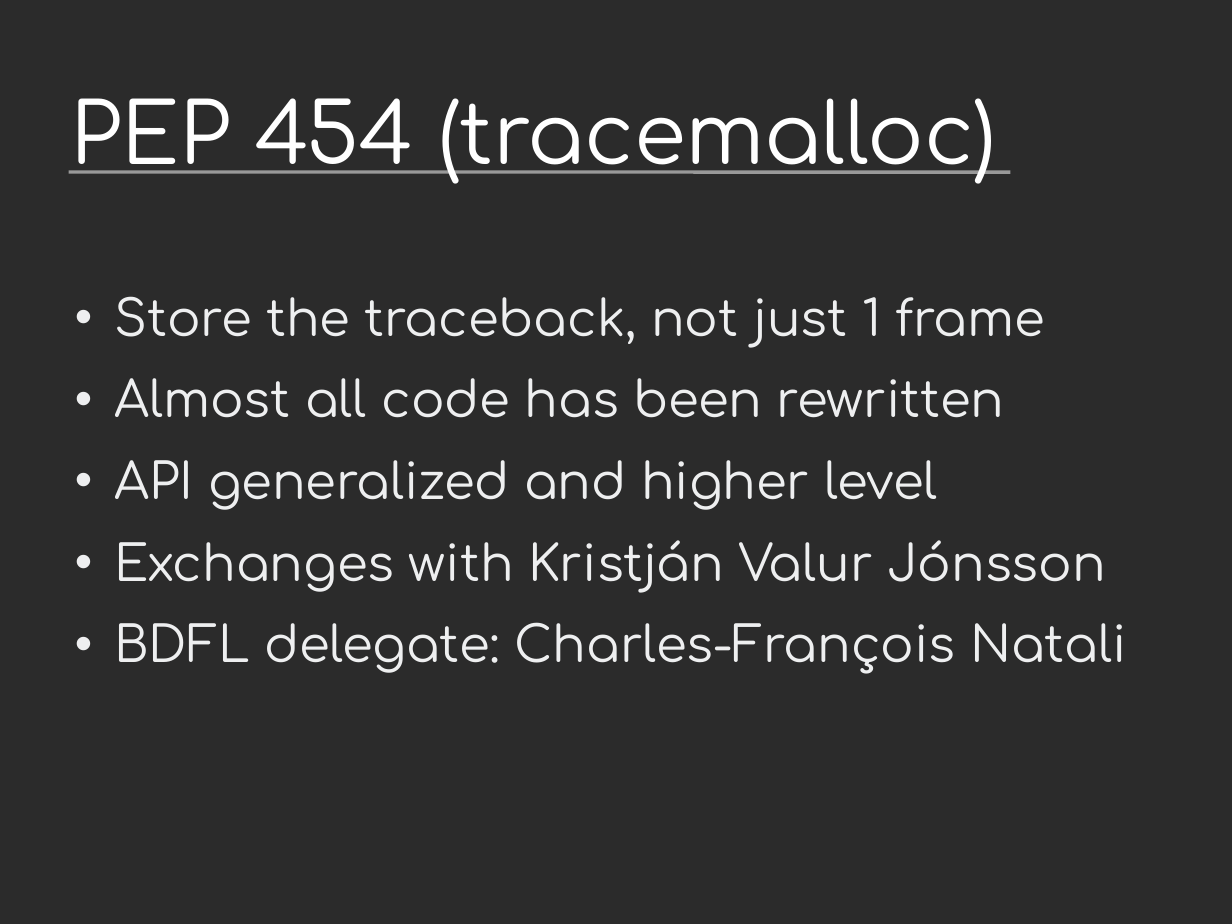
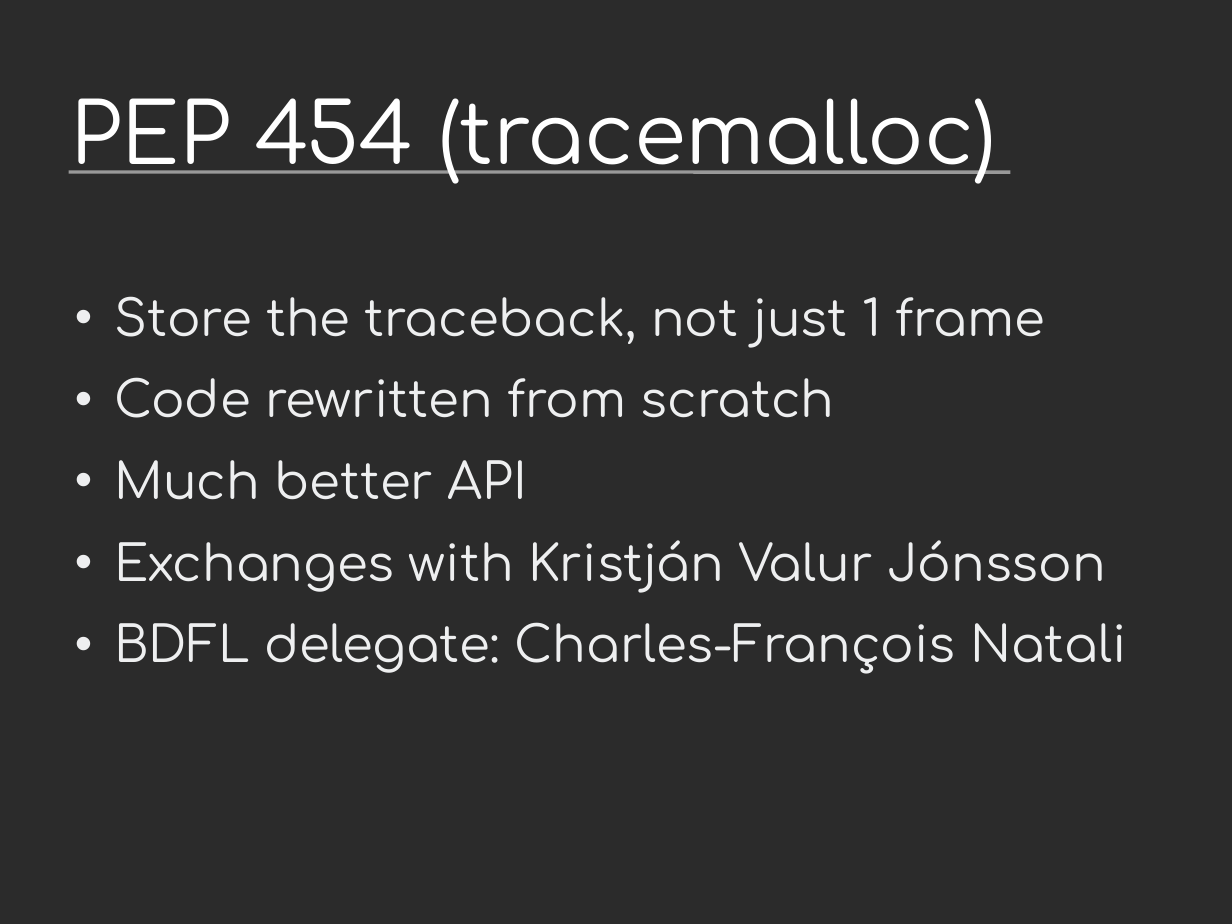
Before and after one commit to vstinner/talks, a slide deck: slide 24 of 2014-Pycon-Montreal/tracemalloc.odp (slide 28 before the commit). Drawn at 1232x924 pixels with LibreOffice and Linux fonts; fonts in the diff are those of the drawing; background and template pictures are left out; a plain dark background stands for a picture behind light text. Boxes give left, top, right and bottom in pixels: in the first picture for what was removed or moved away, otherwise in the second. Text is boxed around its words. In the diff, an @@ line names an element or a change of style, - is before the commit and + after.

Commit message:
tracemalloc

```diff
--- a/2014-Pycon-Montreal/tracemalloc.odp
+++ b/2014-Pycon-Montreal/tracemalloc.odp
@@ text at <box>114,377,834,500</box>: text changed @@
-• Almost all code has been rewritten
-• API generalized and higher level
+• Code rewritten from scratch
+• Much better API
```
Also in this commit, not shown: 6 other slides changed, 3 slides added, 7 slides removed.
